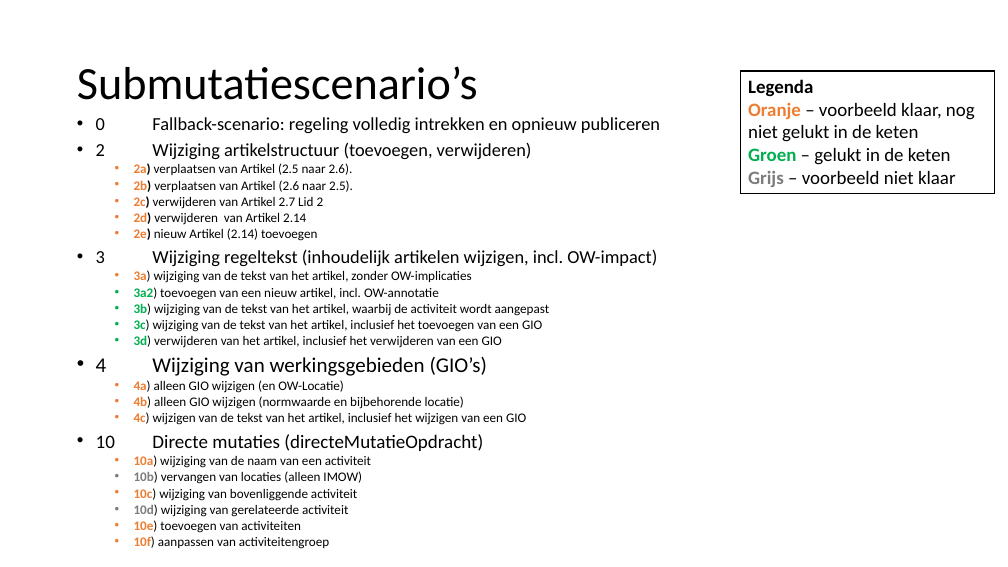
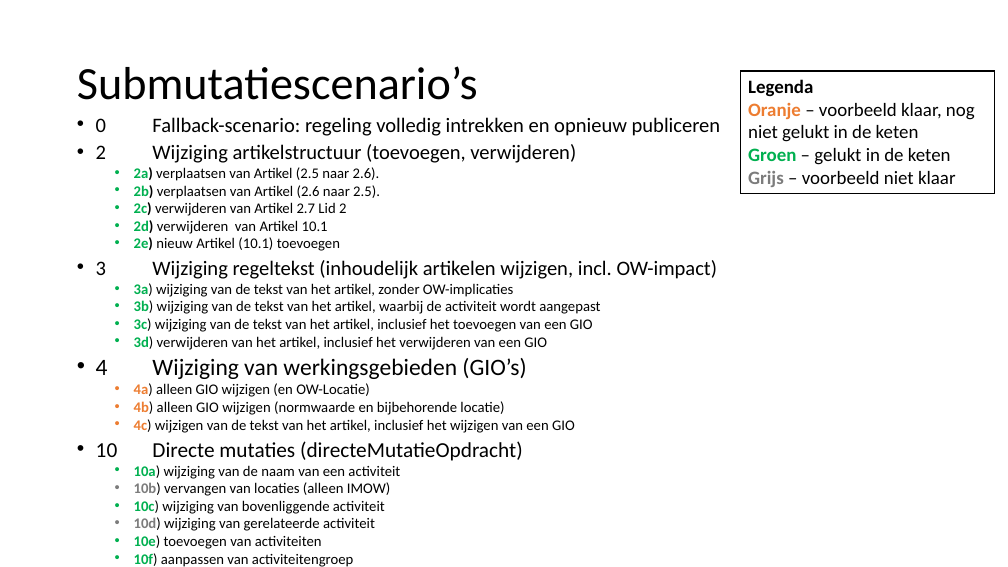
Before and after one commit to Geonovum/xml_omgevingsplan_gemeentestad, a slide deck: slide 6 of Submutatiescenario_s.pptx (slide 5 before the commit). Drawn at 1008x567 pixels with LibreOffice and Linux fonts; fonts in the diff are those of the drawing. Boxes give left, top, right and bottom in pixels: in the first picture for what was removed or moved away, otherwise in the second. Text is boxed around its words. In the diff, an @@ line names an element or a change of style, - is before the commit and + after.

Commit message:
3a2 weggegooid en powerpoint aangepast

```diff
--- a/Submutatiescenario_s.pptx
+++ b/Submutatiescenario_s.pptx
@@ text at <box>96,117,721,567</box>: size 17.5 to 19.6 pt in "0 Fallback-scenario: regeling volledig intrekken en opnieuw ...", "2 Wijziging artikelstructuur (toevoegen, verwijderen)", "3 Wijziging regeltekst (inhoudelijk artikelen wijzigen, incl ..."; size 12.5 to 14 pt in "2a) verplaatsen van Artikel (2.5 naar 2.6).", "2b) verplaatsen van Artikel (2.6 naar 2.5).", "2c) verwijderen van Artikel 2.7 Lid 2", "3a) wijziging van de tekst van het ..." and 12 more places; text colour #ED7D31 to #00B050 in "2a)", "2b)", "2c)", "3a)" and 4 more places; size 20 to 22.4 pt in "4 Wijziging van werkingsgebieden (GIO’s)"; size 18.1 to 20.3 pt in "10 Directe mutaties (directeMutatieOpdracht)" @@
@@ text at <box>134,220,340,251</box>: text changed; size 12.5 to 14 pt @@
-  • 2d) verwijderen van Artikel 2.14
-  • 2e) nieuw Artikel (2.14) toevoegen
+  • 2d) verwijderen van Artikel 10.1
+  • 2e) nieuw Artikel (10.1) toevoegen
@@ text at <box>134,287,439,300</box>: paragraph removed @@
-  • 3a2) toevoegen van een nieuw artikel, incl. OW-annotatie
```
Also in this commit, not shown: 1 slide added, 5 other files.
